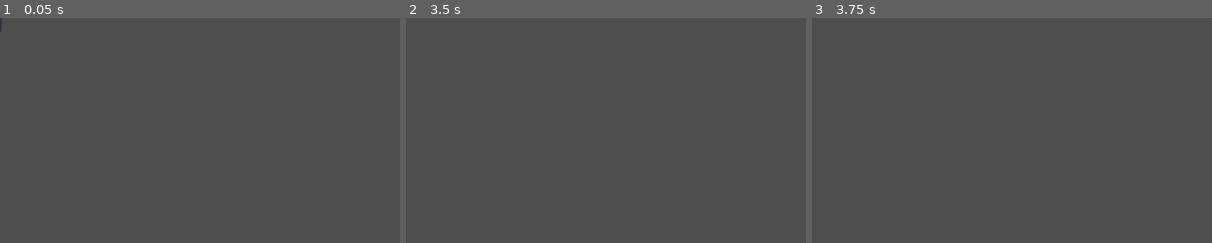
Above: before the commit, frames 1-3 (left to right).
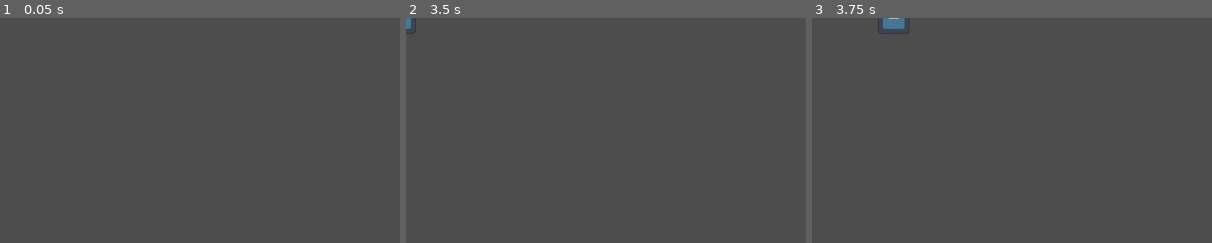
Above: after the commit, the same moments.

Repository: rnakkas/GodotSandbox
Game: Godot game, scene res://ShmupSandbox/Enemies/Scenes/soul_carrier.tscn
Two runs of this game, one before a commit and one after it. Both use one fixed random seed, a clock stepped at 60 frames per second and the inputs below. This scene is started directly instead of the project's main scene. The engine's default icon, where the game draws it, is replaced by a stand-in: a white triangle on a blue panel in a dark square.
Inputs (mouse positions are % of the whole screen's width and height, from its top left):
- Up to frame 1 (0.05 s): no input
- Up to frame 2 (3.5 s): tap Enter (ui_accept) at 0.5, 0.77, 1.25, 1.52, 2, 2.75, 3.02 s; move the mouse to (72, 45) at 0.52 s; hold D (move_right) 0.53-1.28 s; hold Shift (bomb) 0.53-1.28 s; move the mouse to (30, 55) at 1.27 s; hold S (move_down) 1.28-2.03 s; tap Shift (bomb) at 1.35, 2.3, 3.05 s; move the mouse to (60, 28) at 2.02 s; hold D (move_right) 2.03-2.78 s; hold Space (shoot) 2.03-2.78 s; move the mouse to (45, 70) at 2.77 s; hold W (move_up) from 2.78 s (still down); tap Q at 2.85 s
- Up to frame 3 (3.75 s): tap Enter (ui_accept) at 3.5 s; move the mouse to (80, 65) at 3.52 s; release W (move_up) at 3.53 s; hold A (move_left) from 3.53 s (still down); hold Shift (bomb) from 3.53 s (still down); tap R at 3.6 s
The pictures show only the part of the screen within x 0-50%, y 0-50%; the shares and areas given below are measured in that part.

The runs differ from the first frame. In frame 1, less than 0.1% of the frame differs, in the area x 0-1%, y 0-7%; in frame 2, less than 0.1%; in frame 3, 0.3%, in the area x 16-25%, y 0-8%.

Commit message:
soul-carrier: created logic for soul carrier

Diff:
--- a/ShmupSandbox/Enemies/Scenes/soul_carrier.tscn
+++ b/ShmupSandbox/Enemies/Scenes/soul_carrier.tscn
@@ -44,6 +44,8 @@
 }]
 
 [node name="soul_carrier" type="Area2D"]
+collision_layer = 8
+collision_mask = 67
 script = ExtResource("1_p2qxe")
 
 [node name="collider" type="CollisionShape2D" parent="."]
@@ -87,3 +89,9 @@
 scale_amount_max = 2.5
 
 [node name="move_timer" type="Timer" parent="."]
+
+[connection signal="area_entered" from="." to="." method="_on_area_entered"]
+[connection signal="body_entered" from="." to="." method="_on_body_entered"]
+[connection signal="screen_entered" from="onscreen_notifier" to="." method="_on_onscreen_notifier_screen_entered"]
+[connection signal="screen_exited" from="offscreen_notifier" to="." method="_on_offscreen_notifier_screen_exited"]
+[connection signal="timeout" from="move_timer" to="." method="_on_move_timer_timeout"]
--- a/ShmupSandbox/Enemies/Scripts/soul_carrier.gd
+++ b/ShmupSandbox/Enemies/Scripts/soul_carrier.gd
@@ -4,16 +4,23 @@
 @onready var particles : CPUParticles2D = $CPUParticles2D
 @onready var move_timer : Timer = $move_timer
 
-@export var base_speed : float = 350.0
+@export var base_speed : float = 420.0
 @export var acceleration : float = 400.0
-@export var max_move_time : float = 0.3
-@export var min_move_time : float = 0.1
+@export var max_move_time : float = 0.8
+@export var min_move_time : float = 0.5
 @export var kill_score : int = 100
+
+
+enum drop_state {
+	STANDARD,
+	HIGH
+}
 
 var speed : float
 var move_time : float
 var direction : Vector2 = Vector2.LEFT
 var velocity : Vector2
+var current_state = drop_state.STANDARD
 
 ## TODO: Spritesheets
 
@@ -37,5 +44,58 @@
 
 
 func _physics_process(delta: float) -> void:
-	velocity = speed * direction
+	if direction == Vector2.RIGHT:
+		velocity = velocity.move_toward(speed * direction, acceleration * delta)
+	else:
+		velocity = speed * direction
+
 	global_position += velocity * delta
+
+
+func _on_onscreen_notifier_screen_entered() -> void:
+	move_timer.start()
+
+
+func _on_offscreen_notifier_screen_exited() -> void:
+	call_deferred("queue_free")
+
+
+func _on_move_timer_timeout() -> void:
+	direction = Vector2.RIGHT
+	await get_tree().create_timer(1.2).timeout # Will also need an animation here
+	current_state = drop_state.HIGH
+
+
+################################################
+# NOTE: Hit by player's bullets, bombs or player
+################################################
+func _on_area_entered(_area:Area2D) -> void:
+	_handle_death()
+
+func _on_body_entered(body:Node2D) -> void:
+	if body is PlayerCat:
+		if body.is_dead:
+			return
+		_handle_death()
+
+func _handle_death():
+	set_deferred("monitorable", false)
+	set_deferred("monitoring", false)
+
+	speed = speed/4
+
+	sprite.play("death")
+	particles.emitting = true
+
+	SignalsBus.score_increased_event.emit(kill_score)
+	SignalsBus.spawn_score_item_event.emit(self.global_position)
+
+	match current_state:
+		drop_state.STANDARD:
+			print_debug("standard drop")
+		drop_state.HIGH:
+			print_debug("high drop")
+
+	await sprite.animation_finished
+
+	call_deferred("queue_free")
